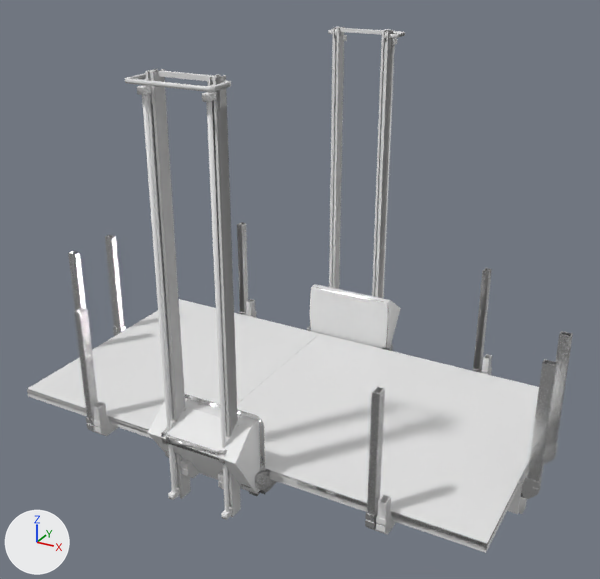
The FBX model two_story_flatbed/meshes/trucks/tuning/main.fbx, before and after one commit.
The view is the same before and after, from a 50 mm camera at (0.0349, -0.0678, 0.0498) aimed at (-0.0019, -0.001, 0.0164). The axes (+X, +Y, +Z) are drawn at lower left. The lights are the same throughout. Where no turn or scale is listed for an object, it has been applied to the vertices. Vertices at the same position are counted once.

Objects in the first picture: 'cdt_Body', 'cdt_Lift', 'lift.001', 'main.001'.
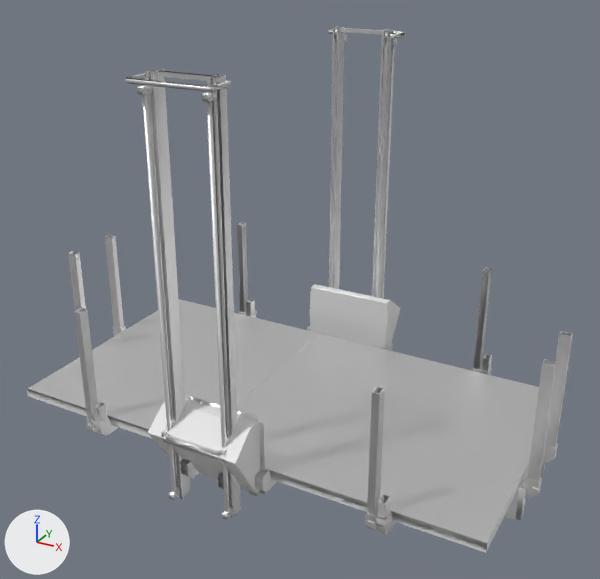
Where the newer file only moved an object's origin or applied its transform, the numbers keep the older frame.

Location of each change, [x1, y1, x2, y2] in pixels of the pictures (600 x 579 px):
'main.001', surface changed, reshaped: before [27, 27, 544, 548]; after [27, 27, 545, 549]
'lift.001', surface changed: [55, 222, 573, 547] in both
part 1 of me_cube_186, added: after [516, 487, 526, 520]
part 2 of me_cube_186, deleted: before [518, 497, 527, 514]

Diff of the bpy script that builds the scene:
```diff
--- a/two_story_flatbed/meshes/trucks/tuning/main.fbx.py
+++ b/two_story_flatbed/meshes/trucks/tuning/main.fbx.py
@@ mat_lift_mat @@
 mat_lift_mat.metallic = 1.0
-mat_lift_mat.roughness = 0.205
@@ mat_main_mat @@
 mat_main_mat.base_color = (0.8, 0.8, 0.8)  # white #e7e7e7
+mat_main_mat.metallic = 1.0
@@ me_cube_186 @@
 me_cube_186.from_pydata(...)  # 6206 vertices, 3704 faces; spans x -0.0288..0.023, y -0.0184..0.0183, z -0.0005..0.0394
 # used by ob_main_001; location = (0.0, 0.0, 0.0003)
+# me_cube_186 part 1: the loose piece of 24 vertices spanning x -0.0287..0.023, y 0.0024..0.0035, z -0.0002..0.0028 is copied, and the copy is moved by (0.0, -0.007, 0.0); it spans x -0.0287..0.023, y -0.0046..-0.0035, z -0.0002..0.0028
+# me_cube_186 part 2: the loose piece of 24 vertices spanning x -0.0288..0.0229, y -0.0037..0.0024, z -0.0002..0.0028 is deleted
 me_cube_186.materials.append(mat_main_mat)
```
